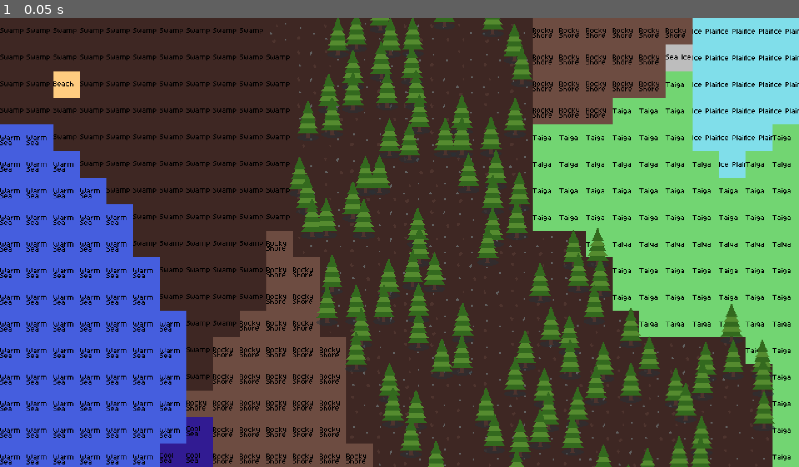
Above: before the commit, frame 1.
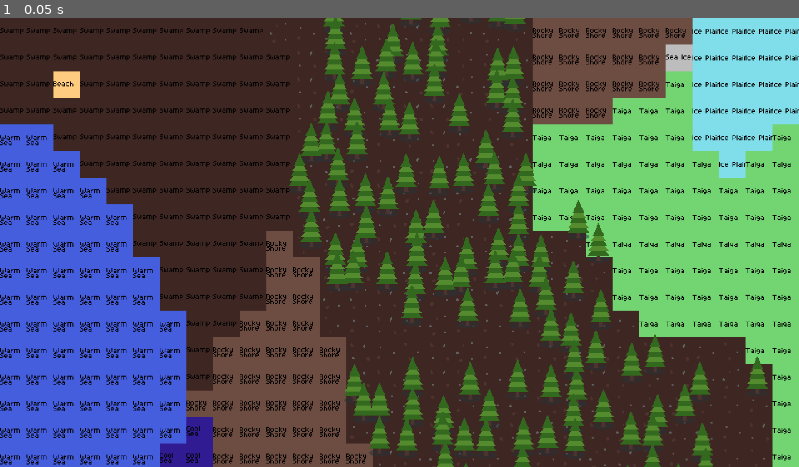
Above: after the commit, the same moment.

Repository: Techyguy1234/DigiTD
Game: Godot game, scene res://world.tscn
Two runs of this game, one before a commit and one after it. Both use one fixed random seed, a clock stepped at 60 frames per second and the inputs below.
Inputs:
- Up to frame 1 (0.05 s): no input

The runs differ from the first frame. In frame 1, 14% of the frame differs, in the area x 36-97%, y 0-100%.

Commit message:
Added Forest  Trees

Diff:
--- /dev/null
+++ b/SpriteScenes/forest.tscn
@@ -0,0 +1,6 @@
+[gd_scene load_steps=2 format=3 uid="uid://cs1ofvdw76pb5"]
+
+[ext_resource type="Texture2D" uid="uid://c378yeegsa7np" path="res://Ase/Sprites/Forest.png" id="1_bovy7"]
+
+[node name="Forest" type="Sprite2D"]
+texture = ExtResource("1_bovy7")
--- a/generation.gd
+++ b/generation.gd
@@ -117,11 +117,14 @@
 func generate_spritemap(biomeMap:Array):
 	var spriteMap = []
 
-	#generate pine trees
+	#generate trees
+	spriteMap.append([])
 	spriteMap.append([])
 	for x in biomeMap.size():
 		for y in biomeMap[x].size():
 			if biomeMap[x][y] == "pine forest" and randi_range(0,1) == 1:
 				spriteMap[0].append(Vector2i(x,y))
+			elif biomeMap[x][y] == "forest" and randi_range(0,1) == 1:
+				spriteMap[1].append(Vector2i(x,y))
 
 	return spriteMap
--- a/world.gd
+++ b/world.gd
@@ -6,7 +6,7 @@
 	seed(randi())
 
 	var tMap = $Generation.generate_tilemap(1024,randi())
-	print("world gen took" + str(Time.get_ticks_msec()/1000))
+	print("world gen took" + str(Time.get_ticks_msec()/1000.0))
 	for x in tMap.size():
 		for y in tMap.size():
 			if tMap[x][y] == "grassland":
@@ -55,7 +55,7 @@
 				$".".set_cell(Vector2i(x,y),0,Vector2i(0,21))
 			elif tMap[x][y] == "sulphur":
 				$".".set_cell(Vector2i(x,y),0,Vector2i(0,22))
-	print("tileset took" + str(Time.get_ticks_msec()/1000))
+	print("tileset took" + str(Time.get_ticks_msec()/1000.0))
 
 	var spriteMap = $Generation.generate_spritemap(tMap)
 	var loadedTree = load("res://SpriteScenes/pine.tscn")
@@ -63,3 +63,10 @@
 		var newTree = loadedTree.instantiate()
 		newTree.position = ((spriteMap[0][i]) * 32) + Vector2i(16,-16) + Vector2i(randi_range(-8,8),randi_range(-8,8))
 		add_child(newTree)
+	loadedTree = load("res://SpriteScenes/forest.tscn")
+	for i in spriteMap[1].size():
+		var newTree = loadedTree.instantiate()
+		newTree.position = ((spriteMap[1][i]) * 32) + Vector2i(16,-16) + Vector2i(randi_range(-8,8),randi_range(-8,8))
+		add_child(newTree)
+
+	print("trees took" + str(Time.get_ticks_msec()/1000.0))
Binary file added: Ase/Sprites/Forest.png
Not shown, added: Ase/Sprites/Forest.png.import
Binary file changed: Ase/Sprites/Trees.aseprite
